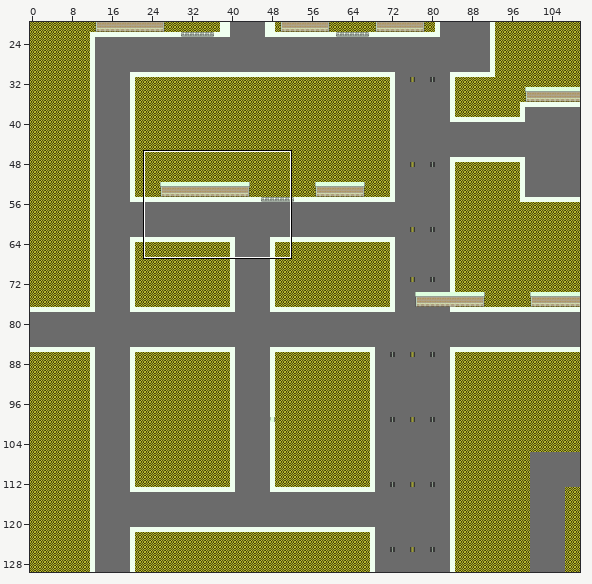
An edit to a level. Tiled map, Assets/Graphics/Maps/Central/CentralDistrict.tmx. Above: a wide view before the commit, with the close-up outlined.
Close-up. Earlier state:
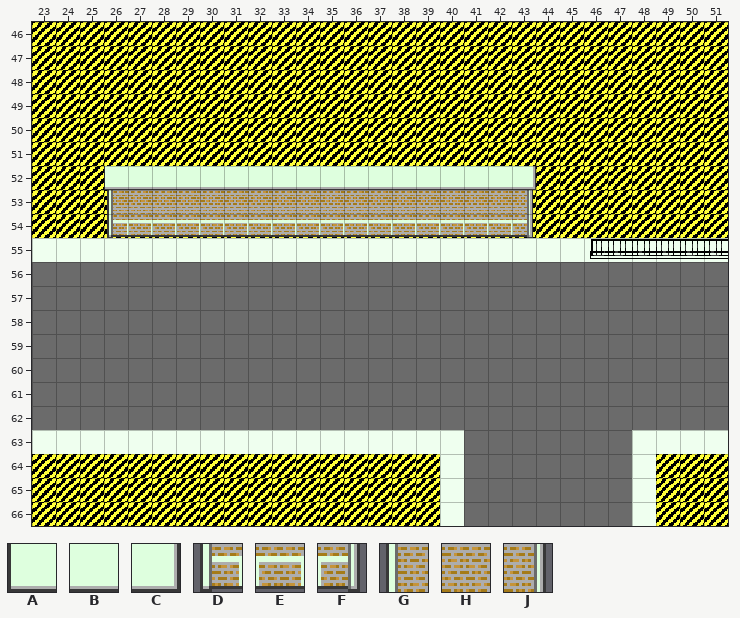
Cells are 16x16 px. Shown: x 23..51, y 46..66. The commit also changed other parts of the map, which this record leaves out.
Key: from "RetailBuildings": A 24, B 25, C 26, D 27, E 28, F 29, G 32, H 33, J 34.
_ is an empty cell.
Layers that did not change in this view are not listed.
Layer "Graphics/Buildings" before, first column x 23:
46 _____________________________
47 _____________________________
48 _____________________________
49 _____________________________
50 _____________________________
51 _____________________________
52 ___ABBBBBBBBBBBBBBBBC________
53 ___GHHHHHHHHHHHHHHHHJ________
54 ___DEEEEEEEEEEEEEEEEF________
55 _____________________________
56 _____________________________
57 _____________________________
58 _____________________________
59 _____________________________
60 _____________________________
61 _____________________________
62 _____________________________
63 _____________________________
64 _____________________________
65 _____________________________
66 _____________________________
Once edited:
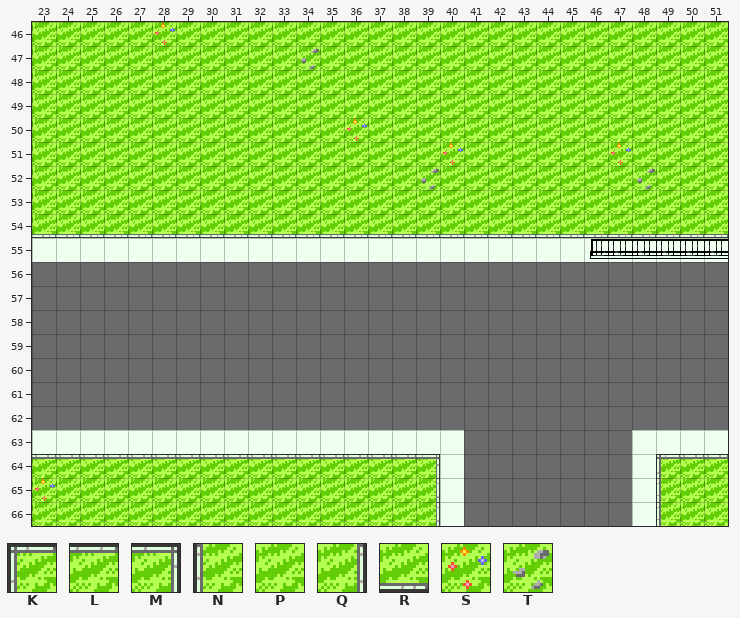
Further tiles: from "UrbanGreenspace": K 0, L 1, M 2, N 5, P 6, Q 7, R 11, S 13, T 14.
Tiles of an added or newly shown layer are drawn over the layers below it.
From old to new:
Changed rows in their new state; . is an unchanged cell.
Layer "Graphics/BG" (added):
first column x 23:
46 PPPPPSPPPPPPPPPPPPPPPPPPPPPPP
47 PPPPPPPPPPPTPPPPPPPPPPPPPPPPP
48 PPPPPPPPPPPPPPPPPPPPPPPPPPPPP
49 PPPPPPPPPPPPPPPPPPPPPPPPPPPPP
50 PPPPPPPPPPPPPSPPPPPPPPPPPPPPP
51 PPPPPPPPPPPPPPPPPSPPPPPPSPPPP
52 PPPPPPPPPPPPPPPPTPPPPPPPPTPPP
53 PPPPPPPPPPPPPPPPPPPPPPPPPPPPP
54 RRRRRRRRRRRRRRRRRRRRRRRRRRRRR
first column x 23:
64 LLLLLLLLLLLLLLLLM.........KLL
65 SPPPPPPPPPPPPPPPQ.........NPP
66 PPPPPPPPPPPPPPPPQ.........NPP
Layer "Graphics/Buildings" (now hidden):
first column x 26:
52 __________________
53 __________________
54 __________________
Changed places in both close-ups, as pixel boxes (x1, y1, x2, y2):
changed: (32, 22, 728, 238)
added: (32, 454, 440, 526)
added: (656, 454, 728, 526)
